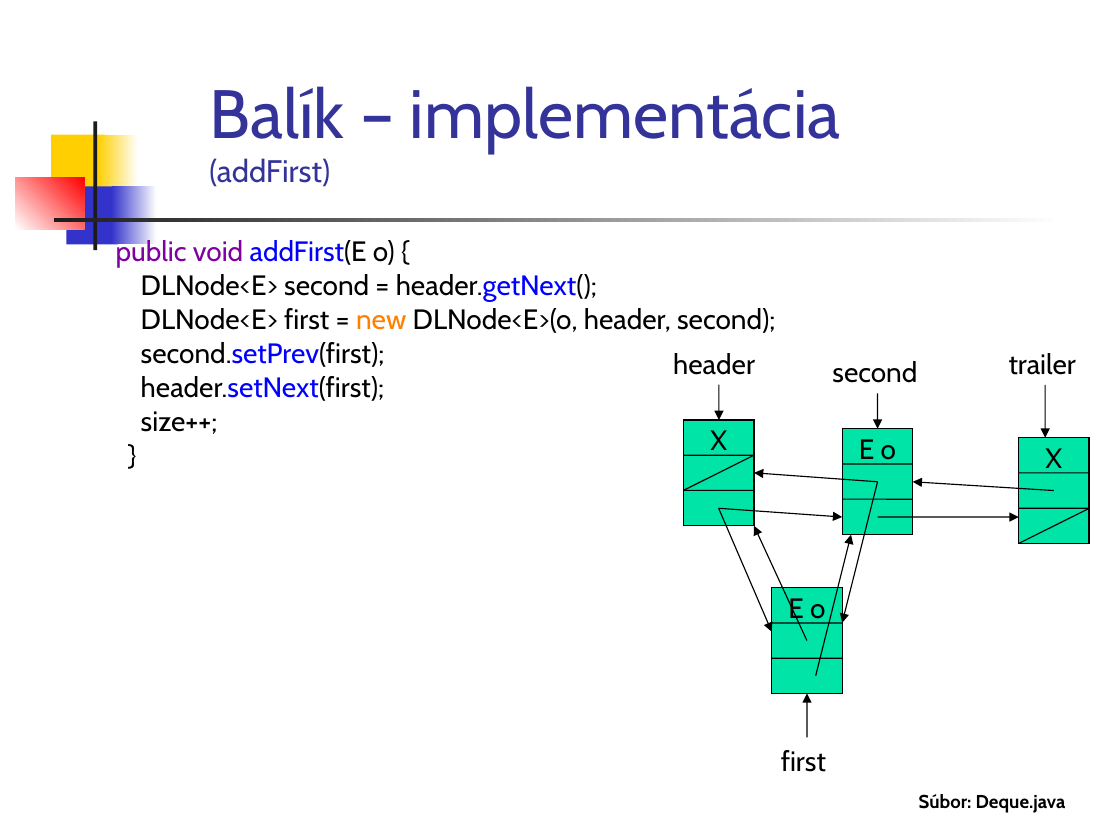
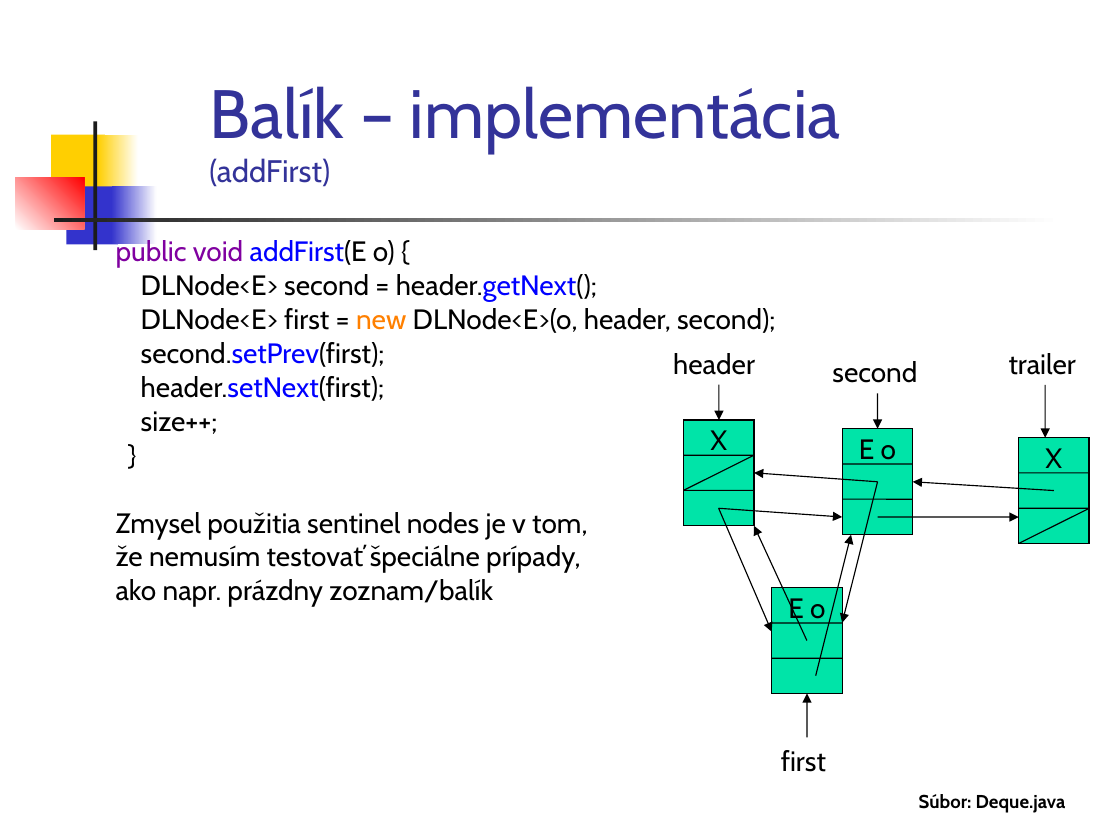
Before and after one commit to Programovanie4/Prednasky, a slide deck: slide 8 of 06/06_java_intro.ppt. Drawn at 1120x840 pixels with LibreOffice and Linux fonts; fonts in the diff are those of the drawing. Boxes give left, top, right and bottom in pixels: in the first picture for what was removed or moved away, otherwise in the second. Text is boxed around its words. In the diff, an @@ line names an element or a change of style, - is before the commit and + after.

```diff
--- a/06/06_java_intro.ppt
+++ b/06/06_java_intro.ppt
@@ text at bbox=[116, 512, 587, 607]: paragraphs added @@
+  Zmysel použitia sentinel nodes je v tom,
+  že nemusím testovať špeciálne prípady,
+  ako napr. prázdny zoznam/balík
```
Also in this commit, not shown: 8 other slides changed, 3 other files.
